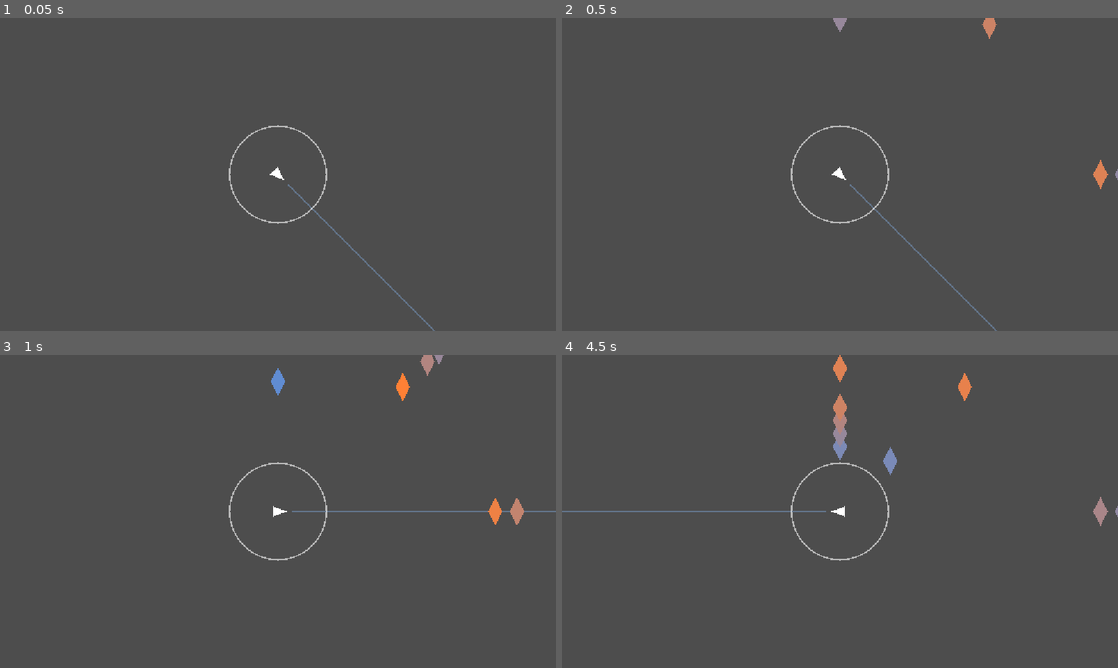
Above: before the commit, frames 1-4 (two rows, left to right).
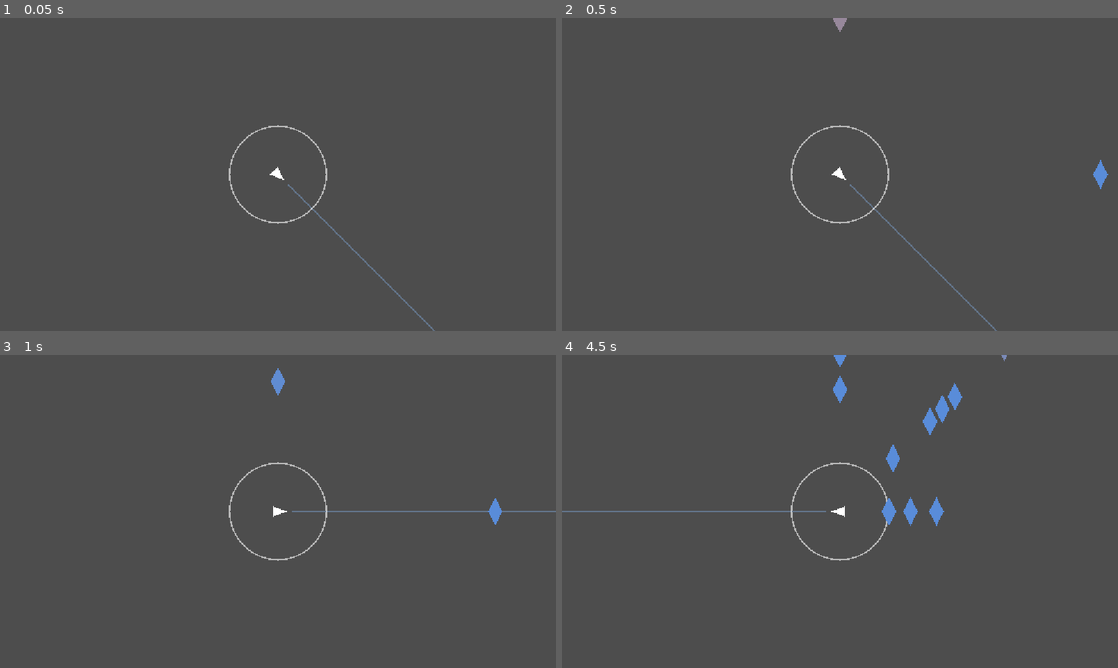
Above: after the commit, the same moments.

Repository: dreik123/MusicBullet
Game: Godot game, scene res://main.tscn
Same seed, same stepped clock (60 frames per second), same inputs: the game is played once before the commit and once after it.
Inputs (mouse positions are in pixels of both pictures, inside the frame that each line leads up to):
- Up to frame 1 (0.05 s): no input
- Up to frame 2 (0.5 s): no input
- Up to frame 3 (1 s): move the mouse to (400, 495) at 0.52 s; press the mouse at (400, 495) at 0.53 s
- Up to frame 4 (4.5 s): move the mouse to (728, 527) at 1.27 s; release the mouse at (728, 527) at 1.28 s; click (728, 527) at 1.35 s; move the mouse to (895, 442) at 2.02 s; press the mouse at (895, 442) at 2.03 s; move the mouse to (812, 574) at 2.77 s; release the mouse at (812, 574) at 2.78 s; click (812, 574) at 2.85 s; move the mouse to (1006, 558) at 3.52 s; press the mouse at (1006, 558) at 3.53 s; move the mouse to (673, 464) at 4.27 s; release the mouse at (673, 464) at 4.28 s; click (673, 464) at 4.35 s

Frame 1 is identical in both runs. In frame 2, 0.2% of the frame differs, in the area x 75-100%, y 0-55%; in frame 3, 0.5%; in frame 4, 1.8%, in the area x 48-100%, y 0-55%.

Commit message:
Gameplay adjustments Part 4: implemented individual travel_time

Diff:
--- a/main.gd
+++ b/main.gd
@@ -111,6 +111,19 @@
 		for pitch in note["pitches"]:
 			_min_pitch = min(_min_pitch, pitch)
 			_max_pitch = max(_max_pitch, pitch)
+	# Compute travel_time for each note entry
+	for i in range(notes.size()):
+		if i == 0:
+			notes[i]["travel_time"] = 3.0
+		else:
+			var gap = notes[i]["time"] - notes[i-1]["time"]
+			notes[i]["travel_time"] = clamp(remap(gap, 0.25, 1.25, 1.2, 3.0), 1.2, 3.0)
+
+	# Print first 5 travel_times
+	var travel_times = []
+	for i in range(min(5, notes.size())):
+		travel_times.append(notes[i]["travel_time"])
+		print("First 5 travel_times: ", travel_times)
 
 func _snap_angle_to_lane(angle_degrees: float) -> float:
 	var lane_size = 360.0 / LANE_COUNT
@@ -145,7 +158,7 @@
 	while next_note_index < notes.size():
 		var note_data = notes[next_note_index]
 
-		if music_time < note_data["time"] - note_travel_time:
+		if music_time < note_data["time"] - note_data["travel_time"]:
 			break
 
 		spawn_note(note_data)
